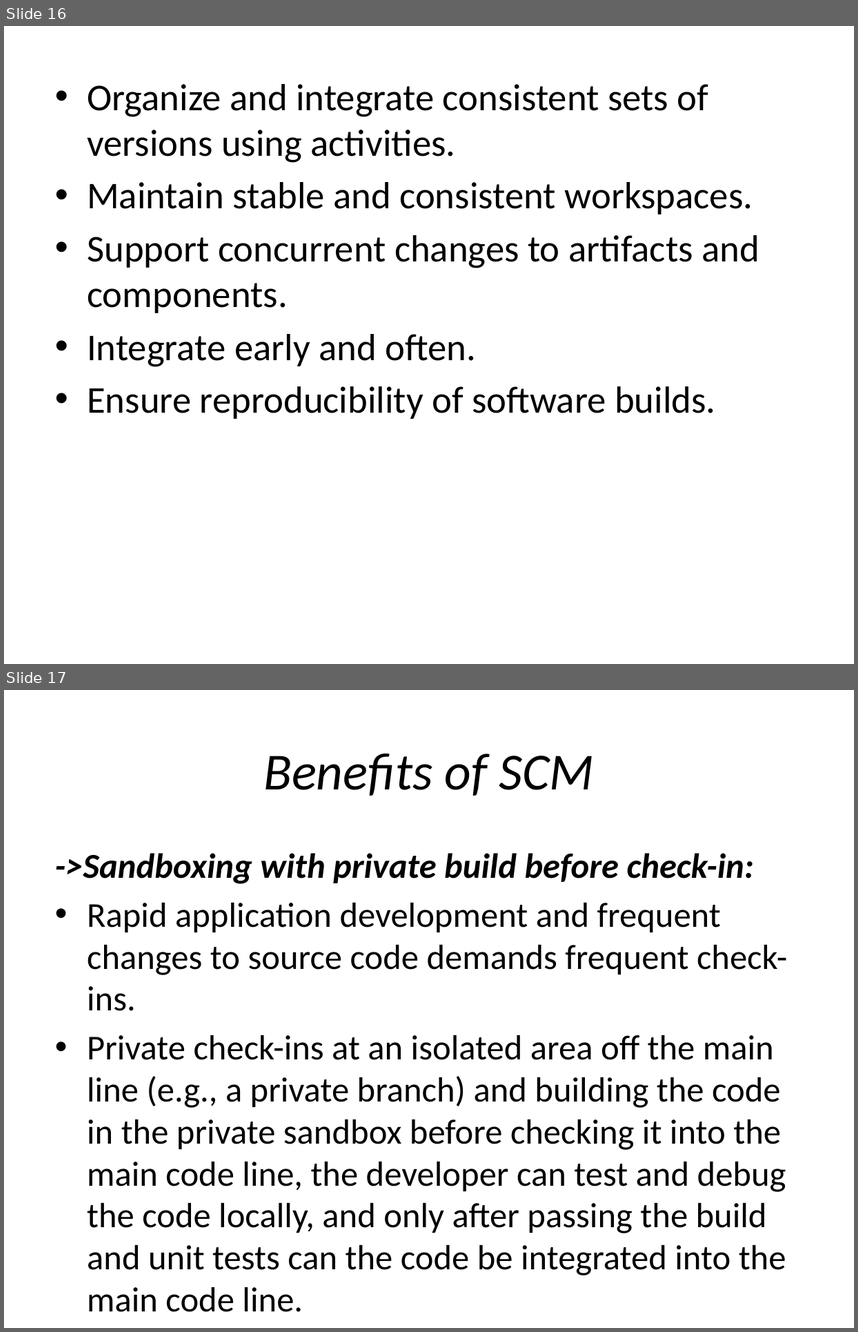
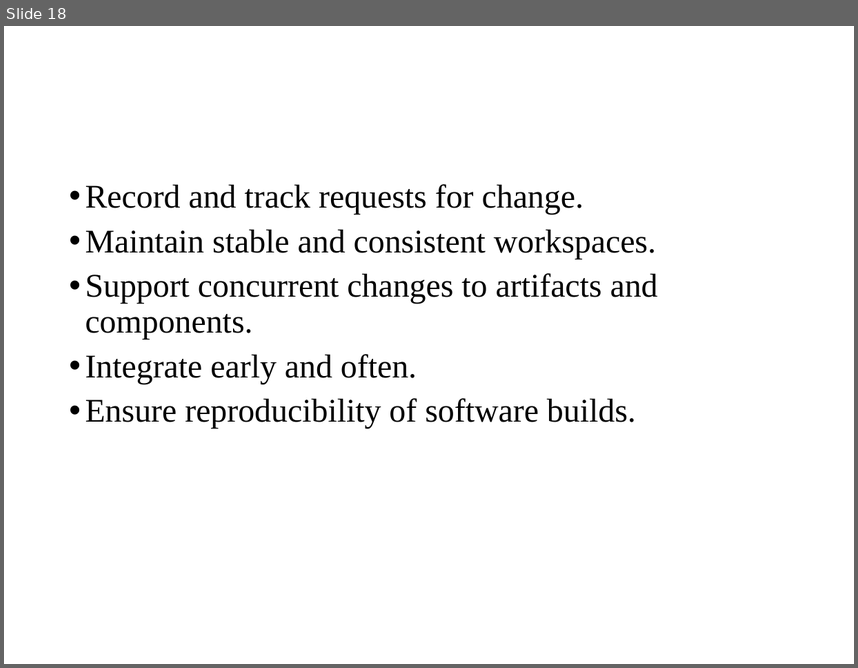
Before and after one commit to suvethaammu/suvethaammu, a slide deck: BEST PRACTICES OF SOTWARE CONFIGURATION MANAGEMENT.pptx. Shown one above the other, each under a label of ours: slides 16 and 17 before the commit, slide 18 after it. The pictures are 858x1332 and 858x668 pixels, drawn with LibreOffice and Linux fonts; fonts in the diff are those of the drawing. Boxes give left, top, right and bottom in pixels: in the first picture for what was removed or moved away, otherwise in the second. Text is boxed around its words. In the diff, an @@ line names an element or a change of style, - is before the commit and + after.

```diff
--- a/BEST PRACTICES OF SOTWARE CONFIGURATION MANAGEMENT.pptx
+++ b/BEST PRACTICES OF SOTWARE CONFIGURATION MANAGEMENT.pptx
@@ slide 17 removed at box(4, 690, 854, 1328), background #FFFFFF @@
@@ title removed at box(263, 753, 594, 796) @@
-Benefits of SCM
@@ text removed at box(55, 853, 787, 1275) @@
-->Sandboxing with private build before check-in:
-• Rapid application development and frequent changes to source code demands frequent check-ins.
-• Private check-ins at an isolated area off the main line (e.g., a private branch) and building the code in the private sandbox before checking it into the main code line, the developer can test and debug the code locally, and only after passing the build and unit tests can the code be integrated into the main code line.
@@ what was slide 16 is now slide 18 @@
@@ slide 18 changed as well @@
@@ text "Record and track requests for ...": place and size @@
-text "Record and track requests for ..." at box(87, 84, 760, 419)
+text "Record and track requests for ..." at box(85, 184, 658, 428)
@@ text at box(85, 184, 584, 214): text changed; size 32 to 28 pt; font Calibri to Times New Roman @@
-• Organize and integrate consistent sets of versions using activities.
+• Record and track requests for change.
@@ text at box(85, 229, 658, 428): size 32 to 28 pt, font Calibri to Times New Roman in "Maintain stable and consistent workspaces.", "Support concurrent changes to artifacts and components.", "Integrate early and often.", "Ensure reproducibility of software builds."; indent changed; line spacing 1 to 0.9; more space between paragraphs @@
```
Also in this commit, not shown: 8 other slides changed, 11 slides added, 11 other slides removed.
